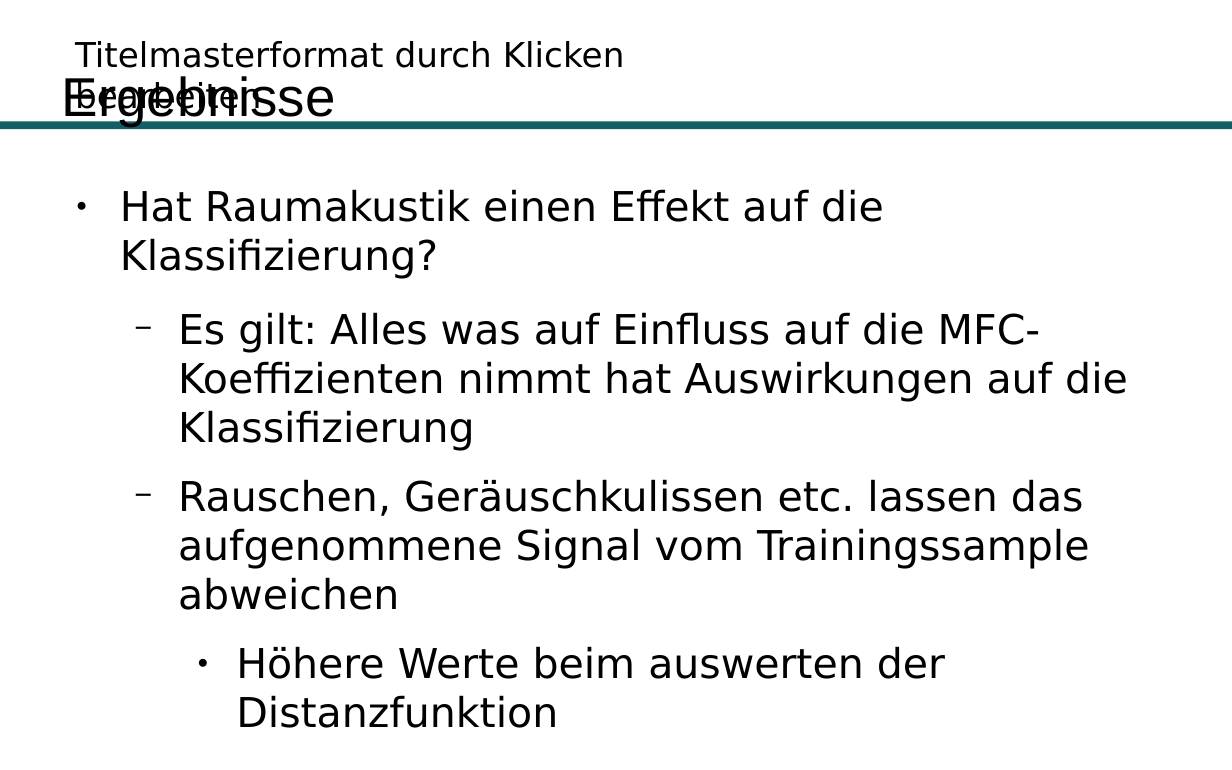
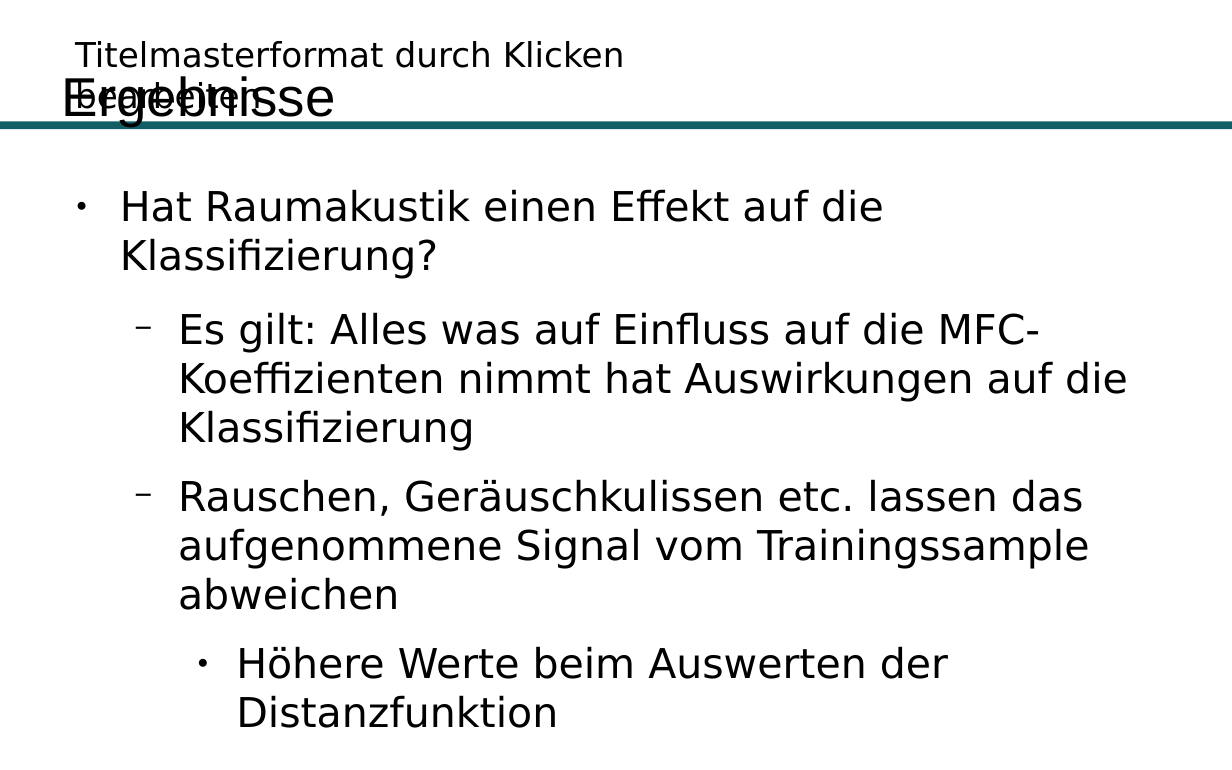
Before and after one commit to Hirnschwamm/DTW, a slide deck: slide 70 of Präsentation.odp. Drawn at 1232x770 pixels with LibreOffice and Linux fonts; fonts in the diff are those of the drawing; background and template pictures are left out. Boxes give left, top, right and bottom in pixels: in the first picture for what was removed or moved away, otherwise in the second. Text is boxed around its words. In the diff, an @@ line names an element or a change of style, - is before the commit and + after.

```diff
--- a/Präsentation.odp
+++ b/Präsentation.odp
@@ text at [236,646,948,728]: text changed @@
-    ● Höhere Werte beim auswerten der Distanzfunktion
+    ● Höhere Werte beim Auswerten der Distanzfunktion
```
Also in this commit, not shown: 4 other slides changed, 6 slides added, 4 other files.
